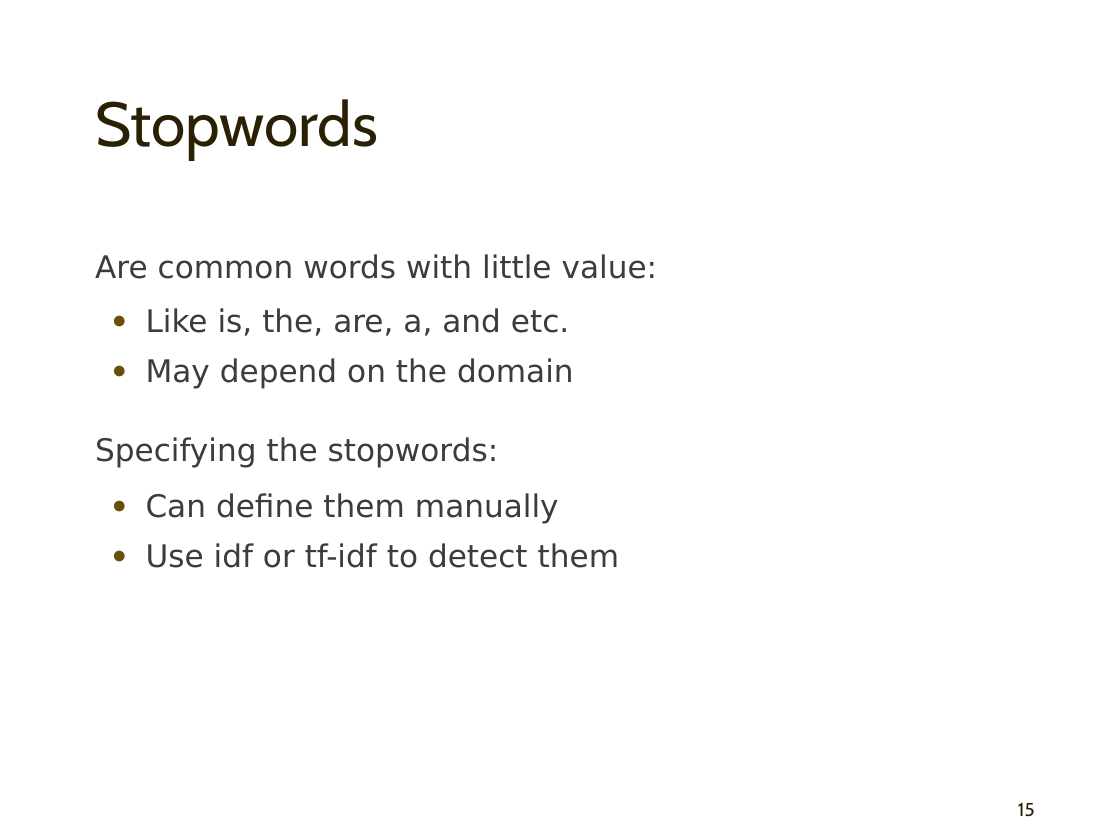
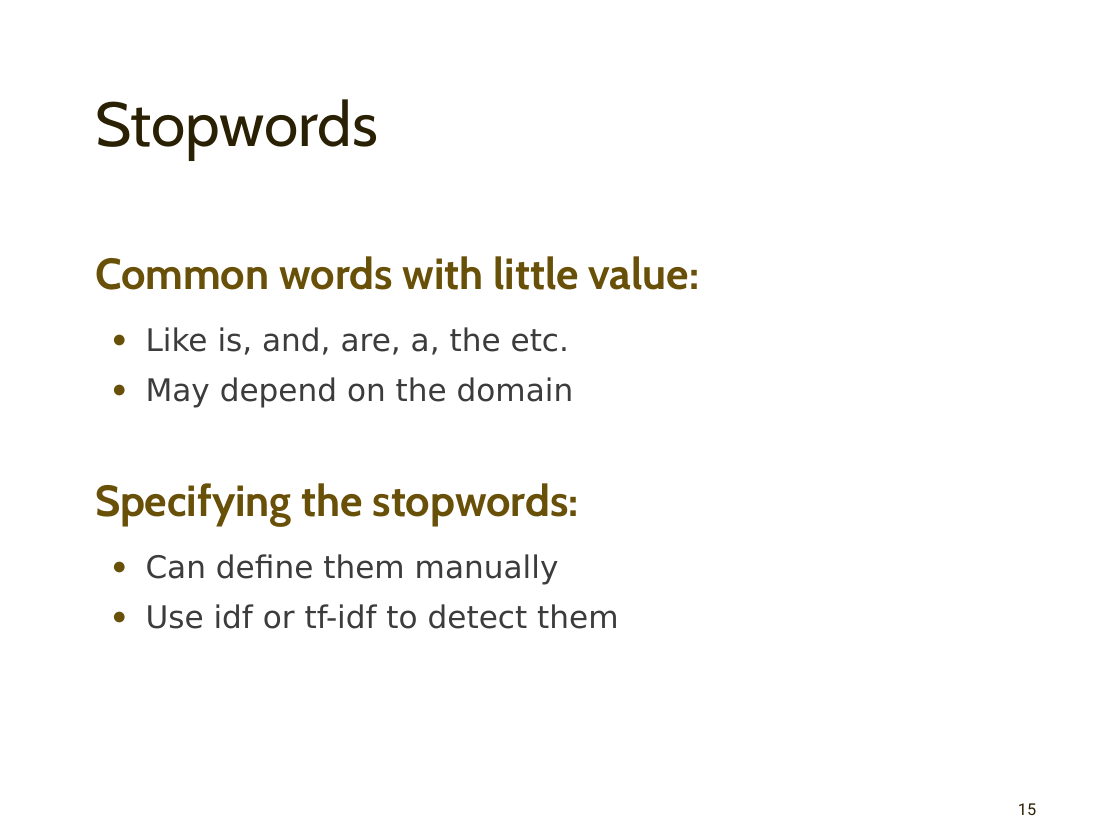
Before and after one commit to mahozad/presentations, a slide deck: slide 15 of nltk.pptx. Drawn at 1120x840 pixels with LibreOffice and Linux fonts; fonts in the diff are those of the drawing. Boxes give left, top, right and bottom in pixels: in the first picture for what was removed or moved away, otherwise in the second. Text is boxed around its words. In the diff, an @@ line names an element or a change of style, - is before the commit and + after.

```diff
--- a/nltk.pptx
+++ b/nltk.pptx
@@ text at (95,256,700,355): text changed; size 20 to 28 pt; font DejaVu Sans to Cabin; text colour #3C3C3C to #695008; bold on @@
-Are common words with little value:
-  ● Like is, the, are, a, and etc.
+Common words with little value:
+  ● Like is, and, are, a, the etc.
@@ text at (95,483,579,527): size 20 to 28 pt, font DejaVu Sans to Cabin, text colour #3C3C3C to #695008, bold on in "Specifying the stopwords:"; more space between paragraphs @@
@@ page number at (1018,803,1036,815): size 12 to 10.5 pt, font Cabin to Roboto @@
```
Also in this commit, not shown: 13 other slides changed, 2 slides added, 1 slide removed.
